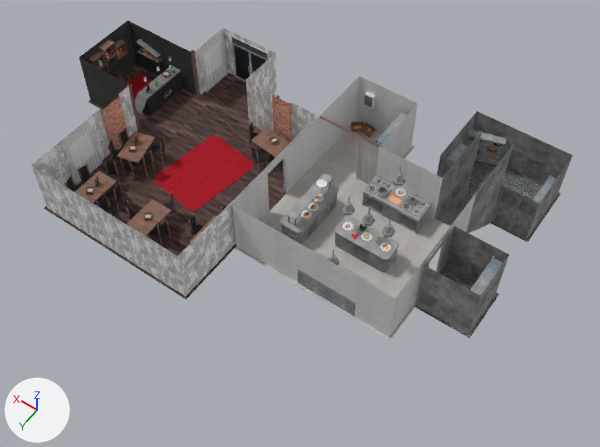
One commit to the glTF model act 1 object/prolog/mesh.glb: the scene before it, then after it.
Before and after are seen from a 50 mm lens placed at (-10.26, 11.38, 17.92), pointed at (-1.77, -0.51, -0.76). Every picture has the same lights, and +X, +Y and +Z are marked at lower left. The first picture is the older version. Where no turn or scale is listed for an object, it has been applied to the vertices. Vertices at exactly the same position are counted once.

Names of what the first picture shows: 'basement decor', 'floor', 'food', 'food room decor 1', 'food room decor 2', 'lamps', 'room decor 1', 'room decor 2', 'stoves', 'table for food', 'walls', 'windows' and 2 more.
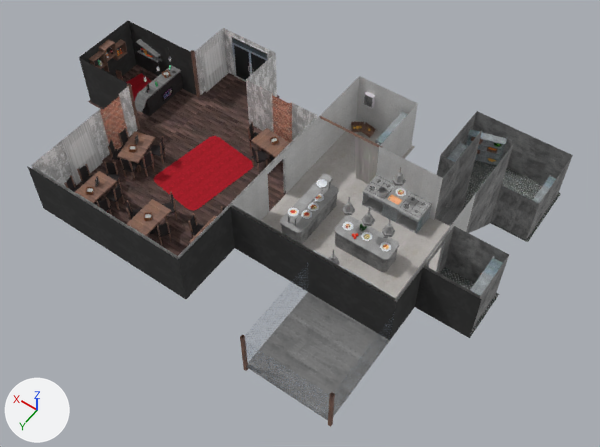
Where the change shows, as pixel boxes [x1, y1, x2, y2] in the pictures (600 x 447 px; the box of a moved part takes in the faces that stretch with it):
'walls', reshaped, moved, turned, rescaled: before [31, 21, 573, 337]; after [27, 21, 573, 419]
'floor', reshaped (29% taller): before [44, 65, 561, 340]; after [75, 65, 561, 420]
'street decor', added: after [240, 335, 335, 427]
part 1 of me_cube_005_008, built on: before [115, 196, 364, 299]; after [147, 196, 390, 420]
part 2 of me_cube_005_006, moved or reshaped: before [416, 226, 509, 335]; after [424, 226, 509, 327]
part 3 of me_cube_005_006, added: after [31, 21, 317, 259]
part 4 of me_cube_005_006, added: after [27, 166, 482, 340]
part 5 of me_cube_005_006, deleted: before [31, 21, 317, 296]
part 6 of me_cube_005_006, added: after [232, 193, 476, 419]

What the commit changed:
Picture 'chain-fence-texture-vector-isolated-background-illustration_226203-502-2683945013-Photoroom' (img_chain_fence_texture_vector_isolated_background_illustration_226203_502_2683945013_photoroom) is new.
Material 'Material.001' (mat_material_001) is new.
Its texture is img_chain_fence_texture_vector_isolated_background_illustration_226203_502_2683945013_photoroom (with its transparency).
me_cube_005_008 is used by ob_floor; location (-2.46, -2.19, 0.17).
Verts and faces of me_cube_005_008; kept vertices keep their numbers, new ones are numbered from 32.
Before the commit, vertices of me_cube_005_008: 6 (1.26, 5.87, -0.14) at pixel (185, 299), 12 (3.74, 2.11, -0.14) at pixel (205, 167), 15 (3.74, 5.87, -0.14) at pixel (114, 253), 16 (-0.75, -0.11, -0.14), 19 (-0.75, 3.87, -0.14) at pixel (296, 284).
Before the commit, vertices of me_cube_005_008: 20 (1.26, 3.87, -0.14) at pixel (234, 248).
me_cube_005_008 had 32 vertices, 26 faces and spanned x -5.15..8.42, y -4.44..5.87, z -1.77..-0.14.
me_cube_005_008 now has 38 vertices, 28 faces and spans x -5.15..8.42, y -4.44..6.5, z -1.77..-0.14.
Part 1, on me_cube_005_008:
Faces deleted: (6, 12, 15), (16, 20, 19).
New vertex 32 is at (3.74, 5.87, -0.14), pixel (114, 253).
New vertex 33 is at (-0.75, 3.87, -0.14), pixel (296, 284).
New vertex 34 is at (-1.12, 3.87, -0.14), pixel (308, 291).
New vertex 35 is at (-3.59, 3.87, -0.14), pixel (389, 340).
New vertex 36 is at (-3.59, 6.5, -0.14), pixel (329, 422).
New vertex 37 is at (-1.12, 6.5, -0.14), pixel (245, 366).
New faces: (6, 12, 32) (mat_floor_room_001).
New faces: (16, 20, 33) (mat_floor_kitchen_001).
New faces: (34, 36, 35), (34, 37, 36) (mat_white_wall_001).
me_cube_005_008 gains material mat_white_wall_001.
me_cube_005_006 is used by ob_walls; location (-2.46, -2.19, 0.17); rotation (-1.571, 0.0, 0.0), in degrees (-90, 0, 0); scale (100.0, 100.0, 100.0).
me_cube_005_006 had 107 vertices, 102 faces and spanned x -0.0508..0.0835, y -0.0161..0.0184, z -0.0444..0.058.
me_cube_005_006 now has 134 vertices, 118 faces and spans x -7.601..5.8938, y -6.629..4.3065, z -1.67..1.78.
me_cube_005_006 part 2: the loose piece of 12 vertices spanning x -0.0508..-0.0359, y -0.0161..0.0014, z 0.0116..0.0261 is turned -90 degrees about the x axis through its middle and scaled by 100, then moved by (-6.7444, -0.3026, 0.8862).
me_cube_005_006 part 3: a new loose piece of 42 vertices spanning x -1.1203..5.8938, y -3.6389..3.6084, z 0.03..1.78.
me_cube_005_006 part 4: a new loose piece of 13 vertices spanning x -7.601..3.96, y 0.4871..3.6813, z 0.03..1.78, in mat_black_wall_001 (picture img_black_wall).
me_cube_005_006 part 5: the loose piece of 40 vertices spanning x 0.0134..0.0835, y -0.0161..0.0014, z -0.0145..0.058 is deleted.
me_cube_005_006 part 6: 20 vertices added at x -6.0422..-1.1907, y -2.3008..4.3065, z 0.03..1.78.
Other edits to the shape of me_cube_005_006 do not show in these pictures.
me_cube_005_006 gains material mat_material_001 (picture img_chain_fence_texture_vector_isolated_background_illustration_226203_502_2683945013_photoroom).
Mesh me_cylinder_057_001 is new.
It has 24 vertices, 16 faces and spans x -2.51..0.04, y -0.04..0.04, z -0.98..0.56.
It uses material mat_wood_001.
Object 'walls' (ob_walls) turns from (-90, 0, 0) to (0, 0, 0) degrees about x, y and z.
Object 'walls' (ob_walls) is rescaled from (100.0, 100.0, 100.0) to (1.0, 1.0, 1.0).
Object 'walls' (ob_walls) moves from (-2.46, -2.19, 0.17) to (0.0, 0.0, 0.0).
Object 'street decor' (ob_street_decor) is new; it shows me_cylinder_057_001.
Its location is (-3.58, 4.28, 0.83).
